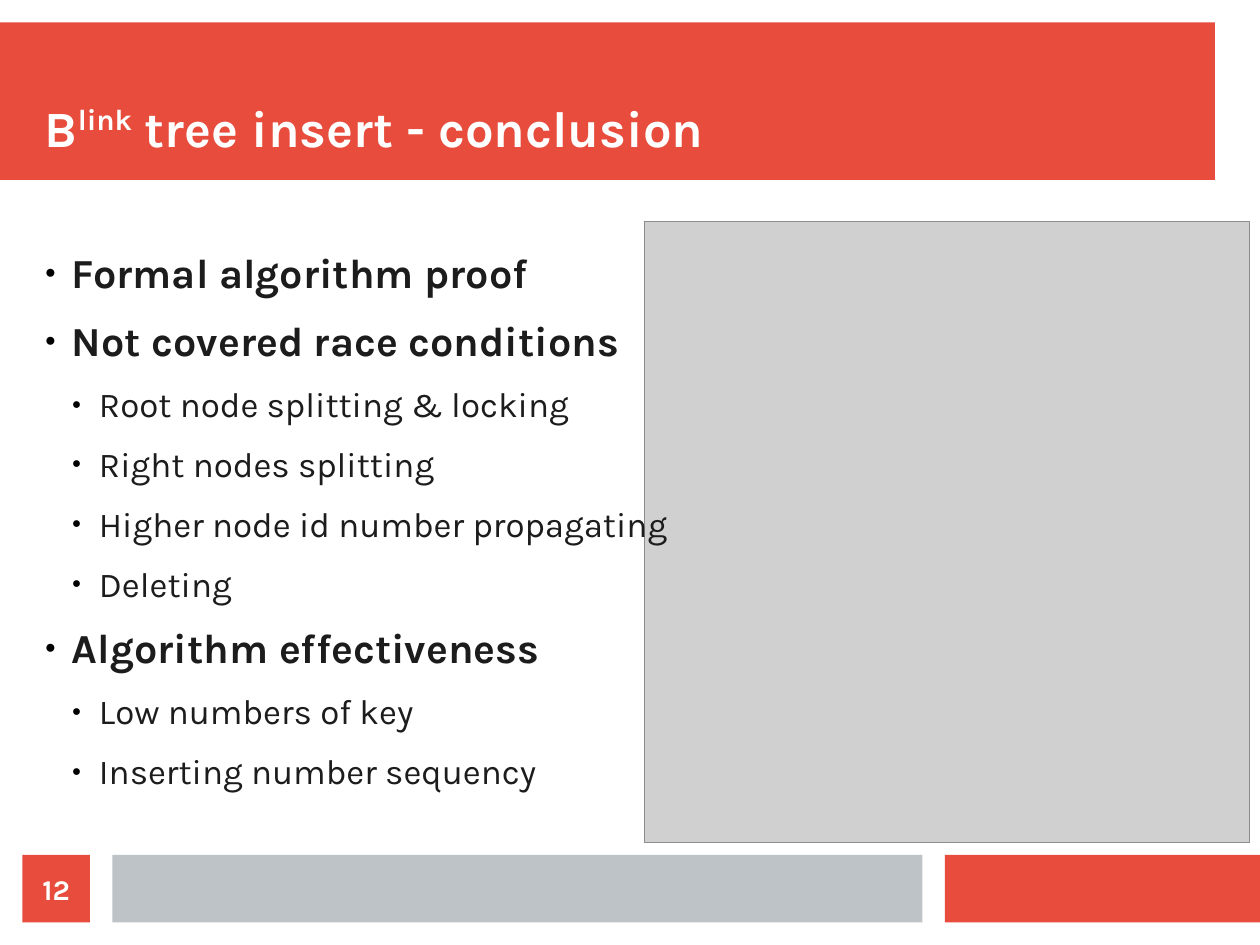
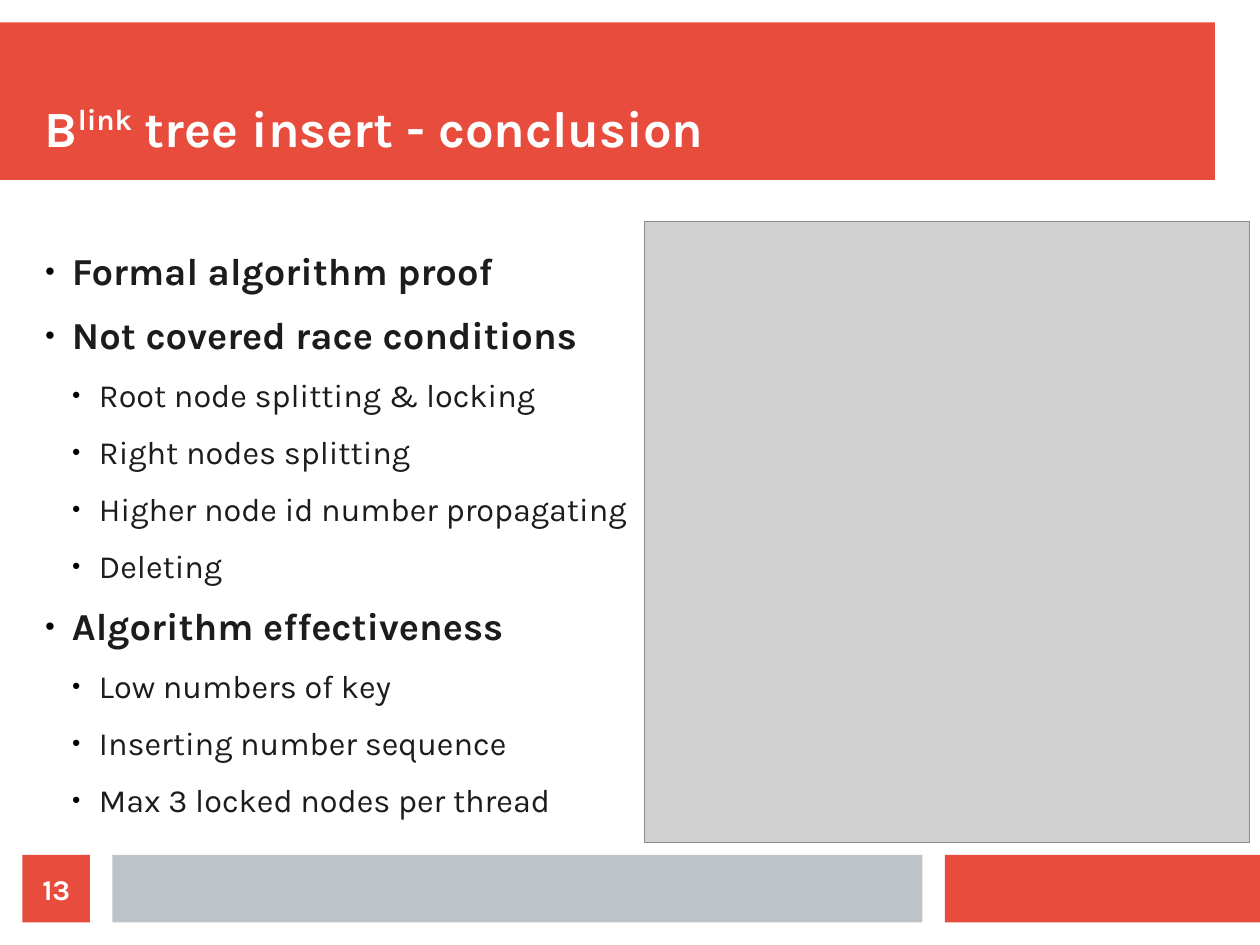
Before and after one commit to jajir/jbtree, a slide deck: slide 13 of jbtree/src/presentation/jbtree-0.1.odp (slide 12 before the commit). Drawn at 1260x945 pixels with LibreOffice and Linux fonts; fonts in the diff are those of the drawing; grey boxes stand for pictures. Boxes give left, top, right and bottom in pixels: in the first picture for what was removed or moved away, otherwise in the second. Text is boxed around its words. In the diff, an @@ line names an element or a change of style, - is before the commit and + after.

```diff
--- a/jbtree/src/presentation/jbtree-0.1.odp
+++ b/jbtree/src/presentation/jbtree-0.1.odp
@@ text at box(72, 258, 627, 706): size 26 to 24.1 pt in "Formal algorithm proof", "Not covered race conditions", "Algorithm effectiveness"; size 22 to 20.4 pt in "Root node splitting & locking", "Right nodes splitting", "Higher node id number propagating", "Deleting" and 1 more places @@
@@ text at box(99, 732, 550, 820): text changed; size 22 to 20.4 pt @@
-  ● Inserting number sequency
+  ● Inserting number sequence
+  ● Max 3 locked nodes per thread
@@ page number at box(42, 881, 70, 901): text changed @@
-12
+13
```
Also in this commit, not shown: 10 other slides changed, 4 slides added, 2 slides removed, 6 other files.
